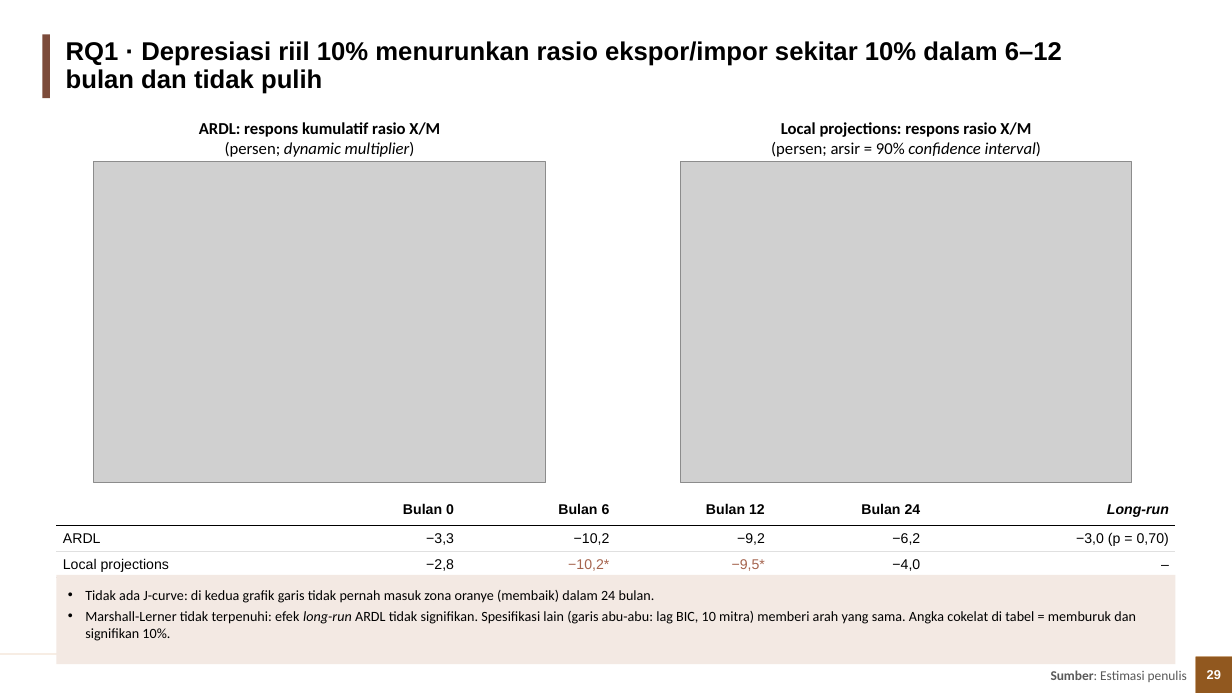
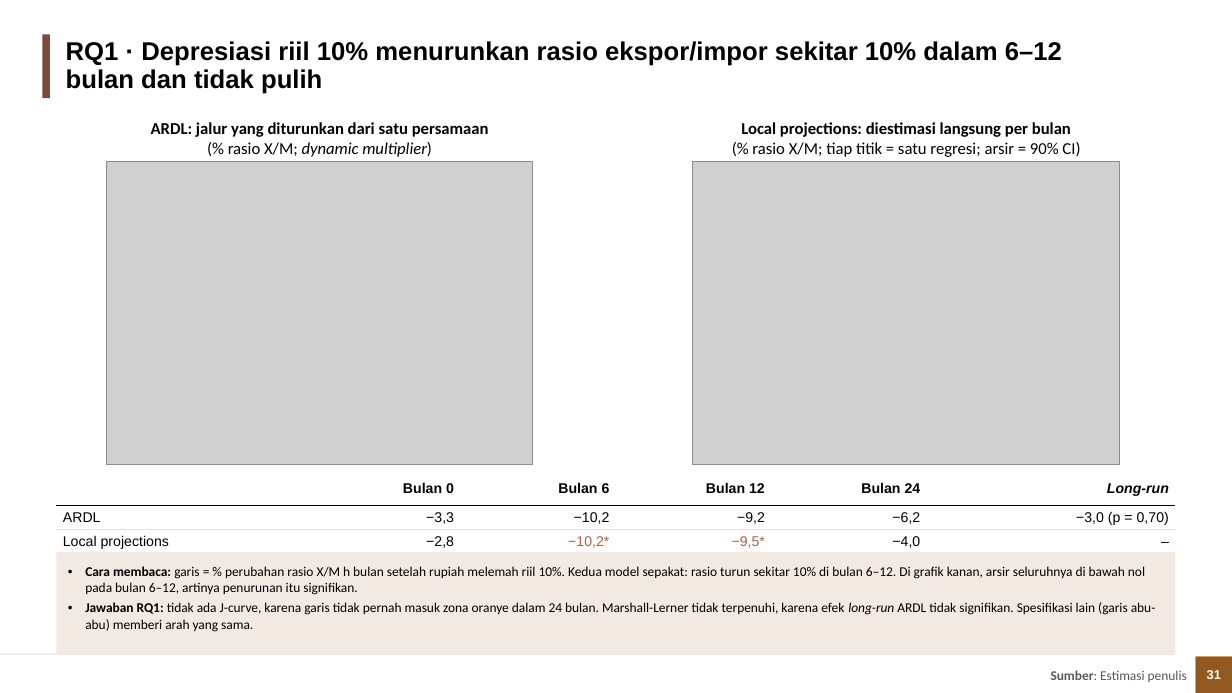
Before and after one commit to muhamadhaikal128/Pengaruh-Depresiasi-Rupiah-Terhadap-Trade-Balance, a slide deck: slide 31 of Haikal/output/3_ppt/Depresiasi_Rupiah_Trade_Balance.pptx (slide 29 before the commit). Drawn at 1232x693 pixels with LibreOffice and Linux fonts; fonts in the diff are those of the drawing; grey boxes stand for pictures; background and template pictures are left out. Boxes give left, top, right and bottom in pixels: in the first picture for what was removed or moved away, otherwise in the second. Text is boxed around its words. In the diff, an @@ line names an element or a change of style, - is before the commit and + after.

Commit message:
Haikal: revisi metodologi (ARDL vs LP, intuisi LP, interpretasi koefisien), episode vs IPI mitra dan PDB, RQ1 dibedah diperjelas, mengapa negatif + lanjutan

```diff
--- a/Haikal/output/3_ppt/Depresiasi_Rupiah_Trade_Balance.pptx
+++ b/Haikal/output/3_ppt/Depresiasi_Rupiah_Trade_Balance.pptx
@@ text at [151,122,489,157]: text changed @@
-ARDL: respons kumulatif rasio X/M
-(persen; dynamic multiplier)
+ARDL: jalur yang diturunkan dari satu persamaan
+(% rasio X/M; dynamic multiplier)
@@ text at [741,122,1080,157]: text changed @@
-Local projections: respons rasio X/M
-(persen; arsir = 90% confidence interval)
+Local projections: diestimasi langsung per bulan
+(% rasio X/M; tiap titik = satu regresi; arsir = 90% CI)
@@ picture: place and size @@
-picture at [94,162,546,482]
+picture at [106,162,532,465]
@@ picture: place and size @@
-picture at [680,162,1132,482]
+picture at [693,162,1119,465]
@@ table: place and size @@
-table at [56,493,1175,576]
+table at [56,472,1175,553]
@@ rectangle "Cara membaca: garis = % ...": place and size @@
-rectangle "Cara membaca: garis = % ..." at [56,575,1176,665]
+rectangle "Cara membaca: garis = % ..." at [56,552,1176,655]
@@ text in rectangle at [85,566,1156,632]: text changed; size 11 to 10.5 pt @@
-• Tidak ada J-curve: di kedua grafik garis tidak pernah masuk zona oranye (membaik) dalam 24 bulan.
-• Marshall-Lerner tidak terpenuhi: efek long-run ARDL tidak signifikan. Spesifikasi lain (garis abu-abu: lag BIC, 10 mitra) memberi arah yang sama. Angka cokelat di tabel = memburuk dan signifikan 10%.
+• Cara membaca: garis = % perubahan rasio X/M h bulan setelah rupiah melemah riil 10%. Kedua model sepakat: rasio turun sekitar 10% di bulan 6–12. Di grafik kanan, arsir seluruhnya di bawah nol pada bulan 6–12, artinya penurunan itu signifikan.
+• Jawaban RQ1: tidak ada J-curve, karena garis tidak pernah masuk zona oranye dalam 24 bulan. Marshall-Lerner tidak terpenuhi, karena efek long-run ARDL tidak signifikan. Spesifikasi lain (garis abu-abu) memberi arah yang sama.
@@ page number at [1207,670,1221,679]: text changed @@
-29
+31
```
Also in this commit, not shown: 5 other slides changed, 5 slides added, 2 slides removed, 6 other files.
